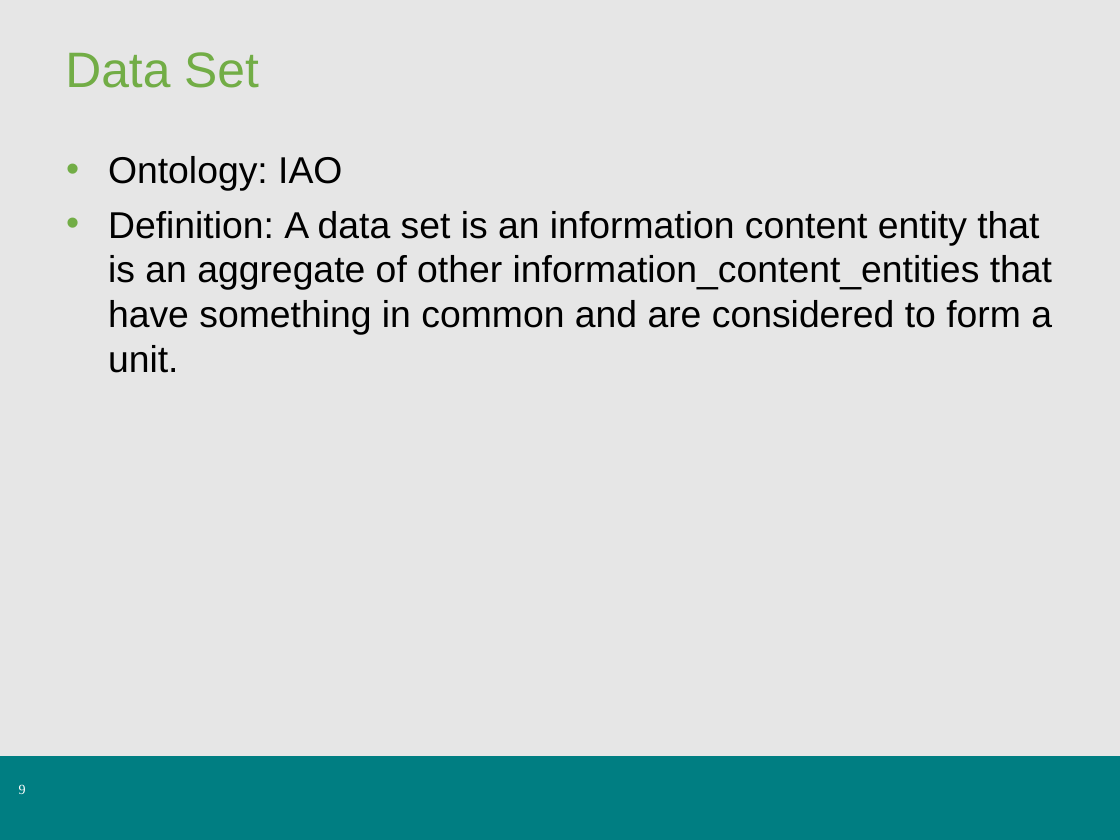
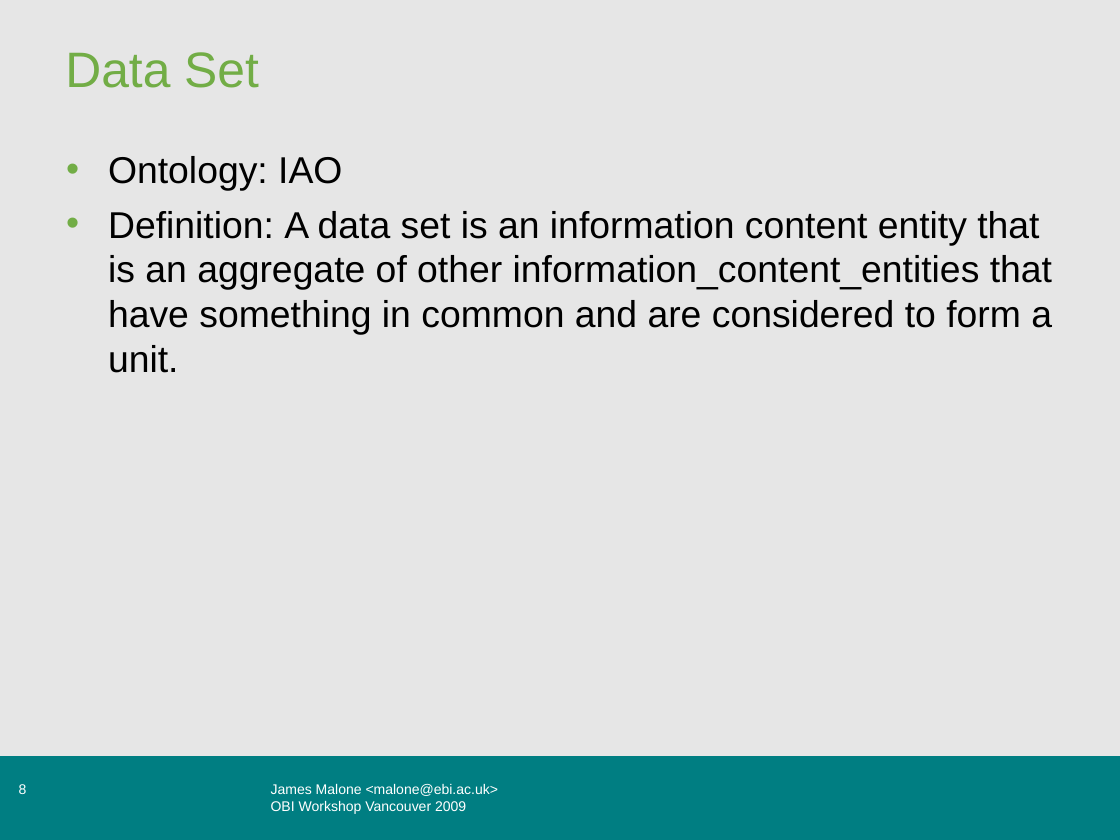
Before and after one commit to obi-ontology/obi-legacy-svn, a slide deck: slide 8 of trunk/docs/developer/DT/DT_core_vancouver_2009.ppt (slide 9 before the commit). Drawn at 1120x840 pixels with LibreOffice and Linux fonts; fonts in the diff are those of the drawing; background and template pictures are left out. Boxes give left, top, right and bottom in pixels: in the first picture for what was removed or moved away, otherwise in the second. Text is boxed around its words. In the diff, an @@ line names an element or a change of style, - is before the commit and + after.

```diff
--- a/trunk/docs/developer/DT/DT_core_vancouver_2009.ppt
+++ b/trunk/docs/developer/DT/DT_core_vancouver_2009.ppt
@@ page number at [19,784,27,794]: text changed; font Times New Roman to Arial @@
-9
+8
@@ text added at [271,784,499,814], 9 pt, text #FFFFFF @@
+James Malone <malone@ebi.ac.uk>
+OBI Workshop Vancouver 2009
```
Also in this commit, not shown: 10 other slides changed, 1 other file.
